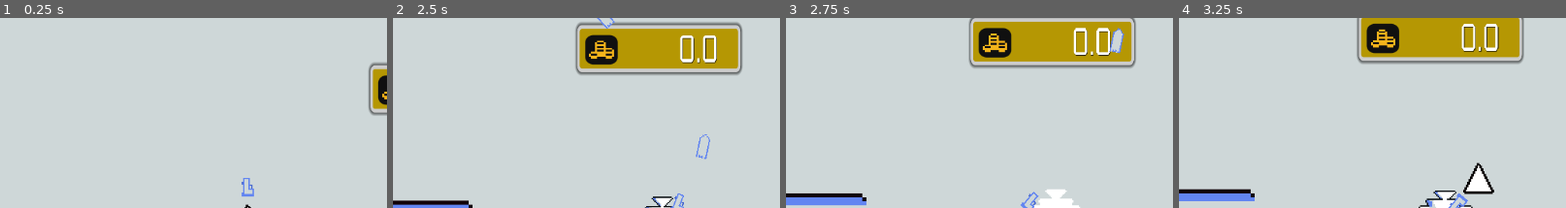
Above: before the commit, frames 1-4 (left to right).
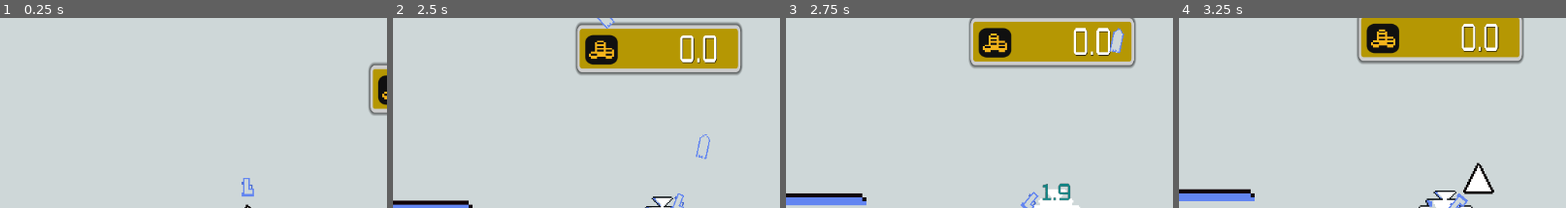
Above: after the commit, the same moments.

Repository: Abdullah-Ghaith/roomrushInc
Game: Godot game, scene res://Scenes/main.tscn
Two runs of this game, one before a commit and one after it. Both use one fixed random seed, a clock stepped at 60 frames per second and the inputs below.
Inputs (mouse positions are % of the whole screen's width and height, from its top left):
- Up to frame 1 (0.25 s): no input
- Up to frame 2 (2.5 s): move the mouse to (72, 52) at 0.52 s; press the mouse at (72, 52) at 0.53 s; hold D (move_right) 0.53-2.03 s; tap Space (jump) at 0.77, 1.52 s; move the mouse to (30, 63) at 1.27 s; release the mouse at (30, 63) at 1.28 s; click (30, 63) at 1.35 s; move the mouse to (60, 32) at 2.02 s; press the mouse at (60, 32) at 2.03 s; hold A (move_left) from 2.03 s (still down)
- Up to frame 3 (2.75 s): keep holding A (move_left)
- Up to frame 4 (3.25 s): move the mouse to (45, 80) at 2.77 s; release A (move_left) at 2.78 s; release the mouse at (45, 80) at 2.78 s; hold D (move_right) from 2.78 s (still down); click (45, 80) at 2.85 s; tap Space (jump) at 3.02 s
The pictures show only the part of the screen within x 18-68%, y 9-59%; the shares and areas given below are measured in that part.

Frames 1-2 are identical in both runs. In frame 3, 0.3% of the frame differs, in the area x 66-74%, y 86-96%; in frame 4, nothing differs.

Commit message:
add damage number spawner

Diff:
--- a/Objects/AttackDummy/dummy.tscn
+++ b/Objects/AttackDummy/dummy.tscn
@@ -9,6 +9,8 @@
 [ext_resource type="Texture2D" uid="uid://7hhitn3hfoww" path="res://Assets/UI/ProgressBar/ProgressBarOutline.png" id="5_nkpjw"]
 [ext_resource type="Texture2D" uid="uid://bb3nl1y02yslk" path="res://Assets/UI/ProgressBar/WhiteProgressBar.png" id="6_32kad"]
 [ext_resource type="Script" uid="uid://dxpctsww8bvsr" path="res://Objects/AttackDummy/hp_bar.gd" id="7_q0u85"]
+[ext_resource type="Script" uid="uid://cxq6u2eugeka1" path="res://UI/DamageNumberSpawner.gd" id="10_13ycl"]
+[ext_resource type="FontFile" uid="uid://copcx1bwn3g8n" path="res://Assets/Fonts/Tektur-VariableFont_wdth,wght.ttf" id="11_x2n41"]
 
 [sub_resource type="ShaderMaterial" id="ShaderMaterial_dlbyr"]
 shader = ExtResource("2_4s70h")
@@ -99,6 +101,13 @@
 &"hit_flash": SubResource("Animation_2qekd")
 }
 
+[sub_resource type="LabelSettings" id="LabelSettings_x2n41"]
+font = ExtResource("11_x2n41")
+font_size = 32
+font_color = Color(0, 0.5019608, 0.5019608, 1)
+outline_size = 1
+outline_color = Color(0.017732391, 0.017732391, 0.01773239, 1)
+
 [node name="Dummy" type="Node2D"]
 script = ExtResource("1_32kad")
 
@@ -155,3 +164,10 @@
 libraries = {
 &"": SubResource("AnimationLibrary_32kad")
 }
+
+[node name="DamageNumberSpawner" type="Node2D" parent="."]
+position = Vector2(0, -14)
+script = ExtResource("10_13ycl")
+label_settings = SubResource("LabelSettings_x2n41")
+critical_hit_color = Color(0.6214219, 0.3684346, 0.060439974, 1)
+metadata/_custom_type_script = "uid://cxq6u2eugeka1"
--- a/Resources/Projectile/basic_bullet.tres
+++ b/Resources/Projectile/basic_bullet.tres
@@ -7,5 +7,5 @@
 script = ExtResource("1_skkea")
 speed = 600.0
 lifetime = 0.5
-damage = 2.0
+damage = 1.9
 metadata/_custom_type_script = "uid://yj2y0f6kxobd"
--- /dev/null
+++ b/UI/DamageNumberSpawner.gd
@@ -0,0 +1,34 @@
+class_name DamageNumberSpawner extends Node2D
+
+const TOP_Z_LEVEL : int = 1000
+
+@export var label_settings: LabelSettings
+@export var critical_hit_color: Color = Color(0.0, 0.5, 0.5, 1.0)
+
+@onready var health_component: HealthComponent = %HealthComponent
+
+func _ready() -> void:
+	health_component.damaged.connect(func(_amount):
+		spawn_label(_amount, false))
+
+func spawn_label(number: float, critical_hit: bool = false) -> void:
+	var new_label: Label = Label.new()
+
+	new_label.text = str(number)
+	new_label.label_settings = label_settings.duplicate()
+	new_label.z_index = TOP_Z_LEVEL
+	new_label.pivot_offset = Vector2(0.5, 1.0)
+
+	if critical_hit:
+		new_label.label_settings.font_color = critical_hit_color
+
+	call_deferred("add_child", new_label)
+	await new_label.resized
+	new_label.position -= Vector2(new_label.size.x / 2.0, new_label.size.y)
+
+	var target_rise_pos: Vector2 = new_label.position + Vector2(randf_range(-5.0,5.0), randf_range(-22.0, -16.0))
+	var tween_length: float = 0.92
+	var label_tween: Tween = create_tween().set_trans(Tween.TRANS_BACK).set_ease(Tween.EASE_OUT)
+	label_tween.tween_property(new_label, "position", target_rise_pos, tween_length)
+	label_tween.parallel().tween_property(new_label, "scale", Vector2.ONE * 1.35, tween_length)
+	label_tween.parallel().tween_property(new_label, "modulate:a", 0.0, tween_length).connect("finished", new_label.queue_free)
Not shown: 1 places in Objects/AttackDummy/dummy.tscn that only renumber resources
Not shown, added: UI/DamageNumberSpawner.gd.uid
Not shown, changed: todo.txt
